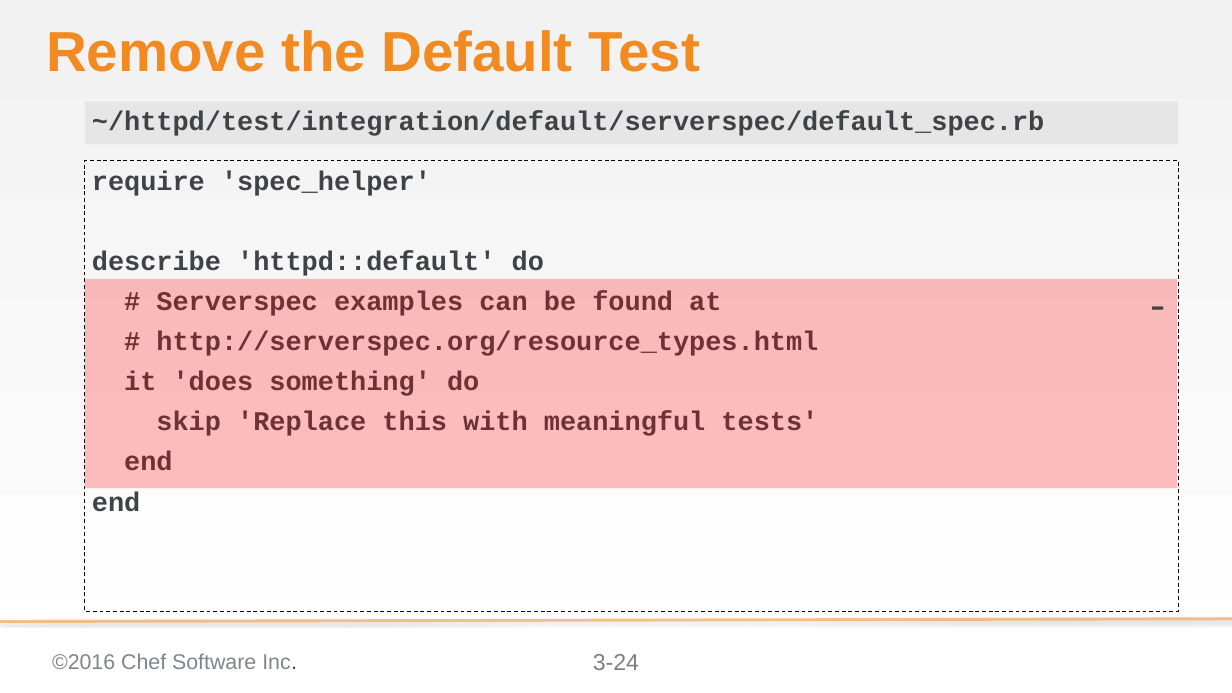
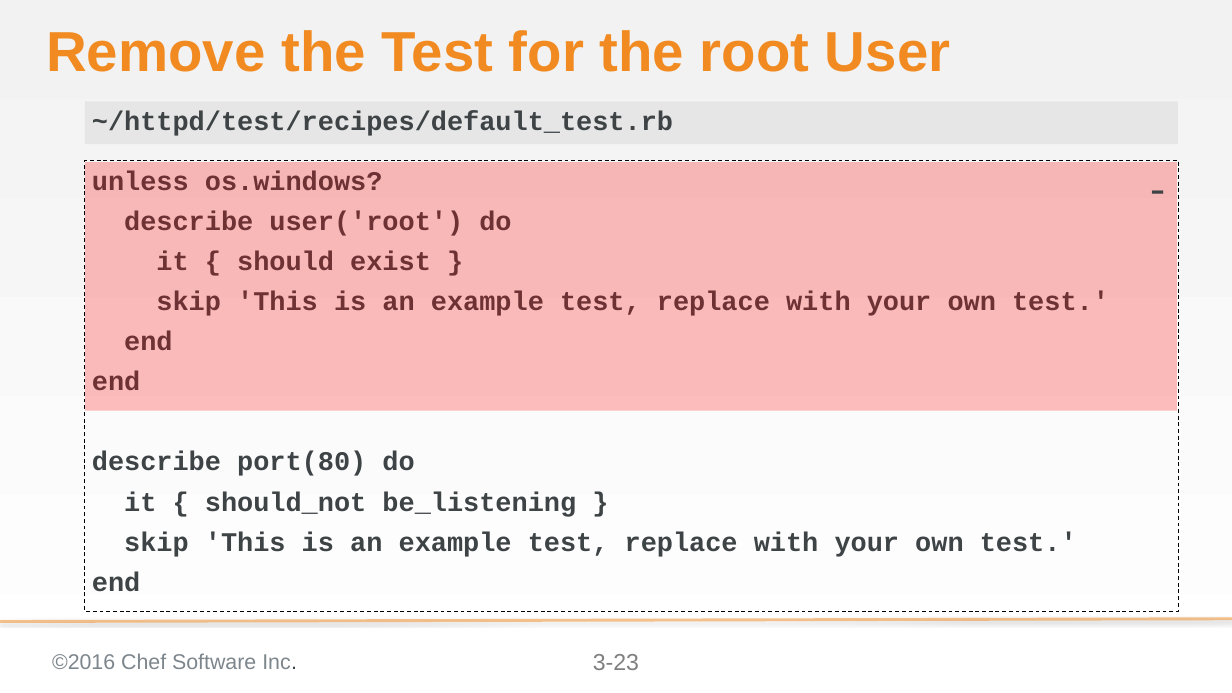
Before and after one commit to chef-training/test_driven_cookbook_development, a slide deck: slide 23 of 03-writing_a_test_first.pptx (slide 24 before the commit). Drawn at 1232x693 pixels with LibreOffice and Linux fonts; fonts in the diff are those of the drawing; background and template pictures are left out. Boxes give left, top, right and bottom in pixels: in the first picture for what was removed or moved away, otherwise in the second. Text is boxed around its words. In the diff, an @@ line names an element or a change of style, - is before the commit and + after.

Commit message:
Updates to Chef DK 0.17.17 and InSpec
* Updated the Chef DK
* Changed the examples to InSpec

```diff
--- a/03-writing_a_test_first.pptx
+++ b/03-writing_a_test_first.pptx
@@ title at (46, 30, 950, 72): text changed @@
-Remove the Default Test
+Remove the Test for the root User
@@ text at (92, 111, 673, 136): text changed @@
-~/httpd/test/integration/default/serverspec/default_spec.rb
+~/httpd/test/recipes/default_test.rb
@@ text "-": place and size @@
-text "-" at (85, 279, 1177, 488)
+text "-" at (85, 162, 1177, 411)
@@ text at (92, 171, 1109, 316): text changed @@
-require 'spec_helper'
-describe 'httpd::default' do
-# Serverspec examples can be found at
-# http://serverspec.org/resource_types.html
-it 'does something' do
-skip 'Replace this with meaningful tests'
+unless os.windows?
+describe user('root') do
+it { should exist }
+skip 'This is an example test, replace with your own test.'
@@ text at (92, 452, 1077, 592): paragraphs added @@
+describe port(80) do
+it { should_not be_listening }
+skip 'This is an example test, replace with your own test.'
+end
@@ page number at (593, 654, 639, 670): text changed @@
-3-24
+3-23
```
Also in this commit, not shown: 23 other slides changed, 7 slides added, 8 slides removed, 5 other files.
